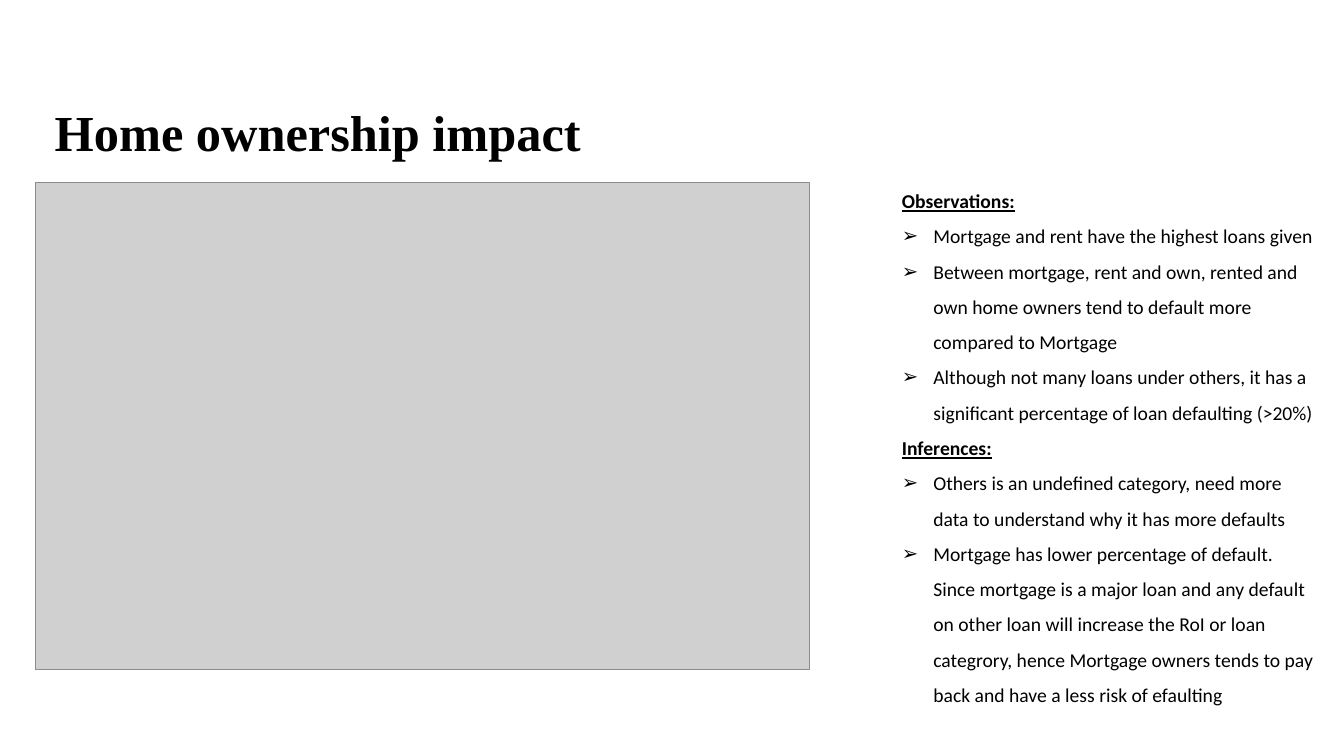
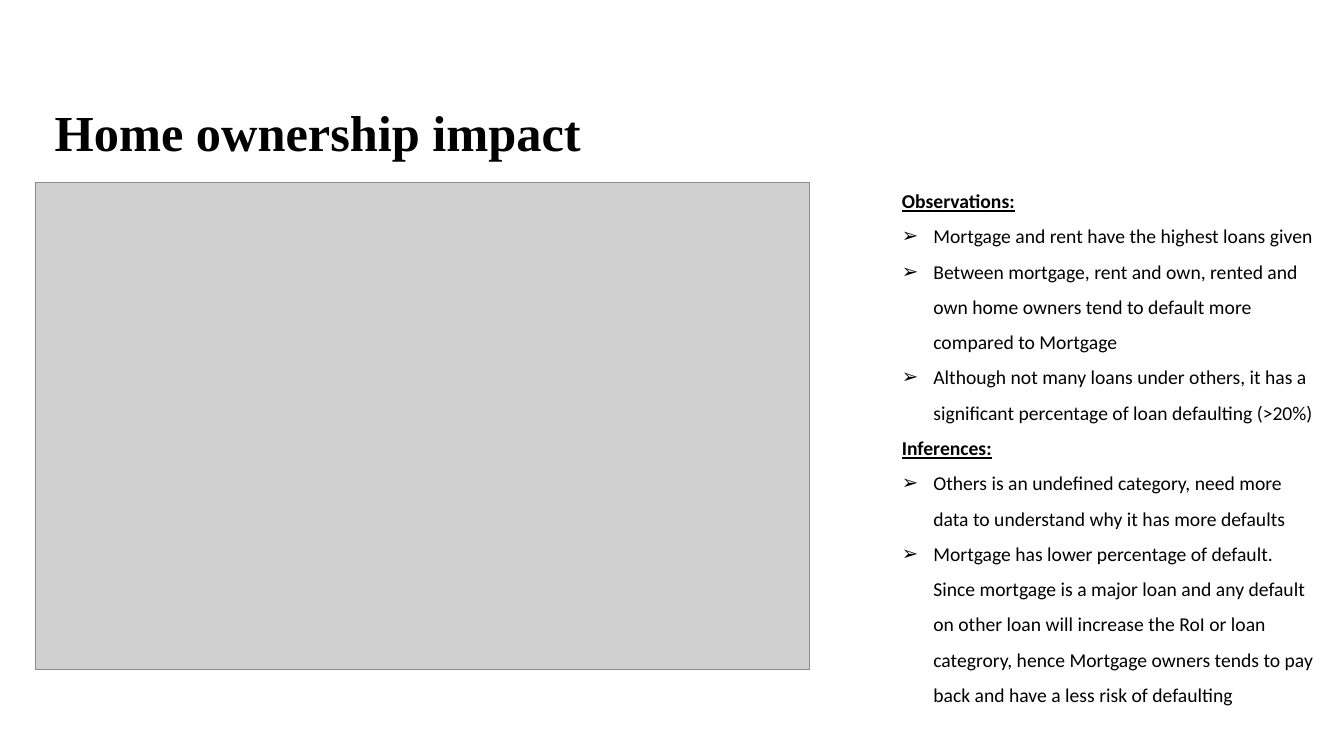
Before and after one commit to Nanditha-G-N/Machine-Learning-Case-Studies, a slide deck: slide 10 of case-study-2/Loan Default case study findings.pptx (slide 9 before the commit). Drawn at 1344x756 pixels with LibreOffice and Linux fonts; fonts in the diff are those of the drawing; grey boxes stand for pictures; background and template pictures are left out. Boxes give left, top, right and bottom in pixels: in the first picture for what was removed or moved away, otherwise in the second. Text is boxed around its words. In the diff, an @@ line names an element or a change of style, - is before the commit and + after.

Commit message:
Update Loan Default case study findings.pptx
updated ppt

```diff
--- a/case-study-2/Loan Default case study findings.pptx
+++ b/case-study-2/Loan Default case study findings.pptx
@@ text at <box>933,547,1313,706</box>: text changed @@
-➢ Mortgage has lower percentage of default. Since mortgage is a major loan and any default on other loan will increase the RoI or loan categrory, hence Mortgage owners tends to pay back and have a less risk of efaulting
+➢ Mortgage has lower percentage of default. Since mortgage is a major loan and any default on other loan will increase the RoI or loan categrory, hence Mortgage owners tends to pay back and have a less risk of defaulting
```
Also in this commit, not shown: 7 other slides changed, 1 slide added.
